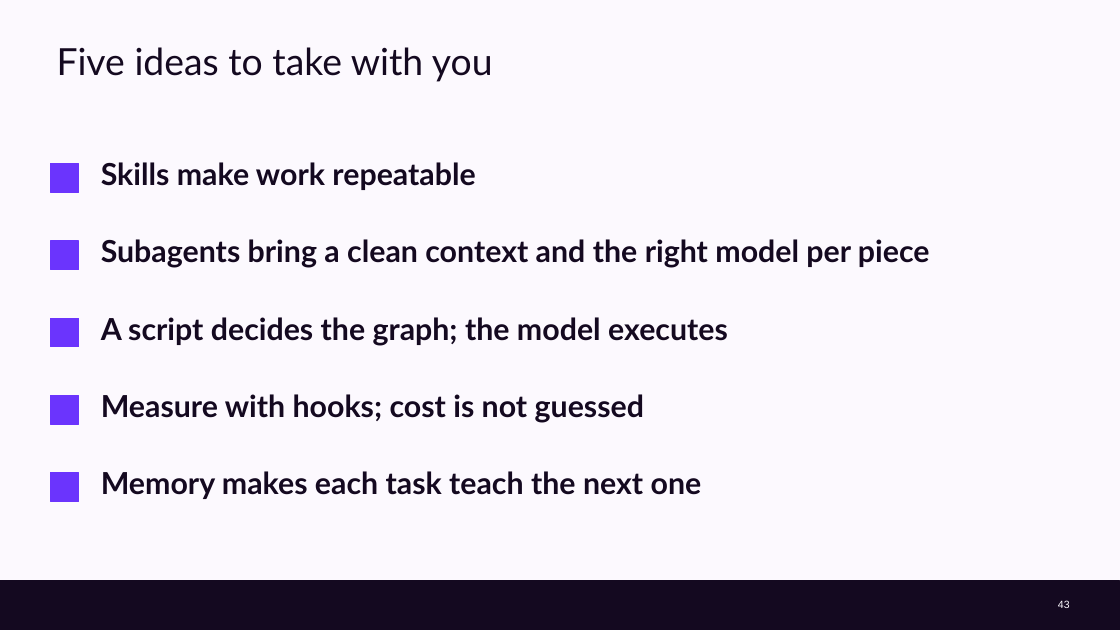
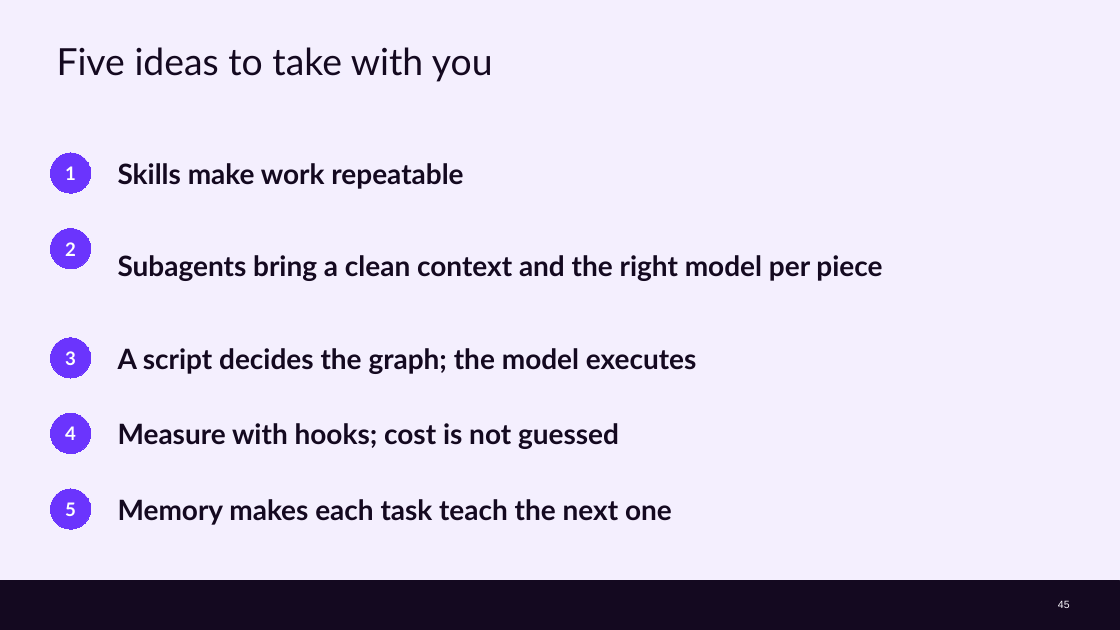
Before and after one commit to cx-guilherme-pinto/workshop-claude, a slide deck: slide 45 of slides/workshop.en.pptx (slide 43 before the commit). Drawn at 1120x630 pixels with LibreOffice and Linux fonts; fonts in the diff are those of the drawing; background and template pictures are left out. Boxes give left, top, right and bottom in pixels: in the first picture for what was removed or moved away, otherwise in the second. Text is boxed around its words. In the diff, an @@ line names an element or a change of style, - is before the commit and + after.

```diff
--- a/slides/workshop.en.pptx
+++ b/slides/workshop.en.pptx
@@ background #FCF9FE to #F4EFFE @@
@@ rectangle removed at box(50, 164, 79, 192) @@
@@ ellipse added at box(50, 153, 91, 193), fill #6B34FD, outline #6B34FD 0.75 pt, 16 pt, text #FFFFFF, bold @@
+1
@@ size 26 to 24 pt; vertical alignment top to middle in 5 elements at box(118, 255, 882, 281), box(118, 499, 672, 525), box(118, 423, 619, 449), box(118, 348, 697, 374), box(118, 163, 463, 189) @@
@@ text "Skills make work repeatable": place and size @@
-text "Skills make work repeatable" at box(101, 162, 475, 190)
+text "Skills make work repeatable" at box(118, 163, 463, 189)
@@ ellipse added at box(50, 229, 91, 269), fill #6B34FD, outline #6B34FD 0.75 pt, 16 pt, text #FFFFFF, bold @@
+2
@@ text "Subagents bring a clean context ...": place and size @@
-text "Subagents bring a clean context ..." at box(101, 239, 930, 268)
+text "Subagents bring a clean context ..." at box(118, 255, 882, 281)
@@ rectangle removed at box(50, 241, 79, 270) @@
@@ rectangle removed at box(50, 318, 79, 347) @@
@@ ellipse added at box(50, 338, 91, 378), fill #6B34FD, outline #6B34FD 0.75 pt, 16 pt, text #FFFFFF, bold @@
+3
@@ text "A script decides the graph; ...": place and size @@
-text "A script decides the graph; ..." at box(101, 317, 728, 345)
+text "A script decides the graph; ..." at box(118, 348, 697, 374)
@@ rectangle removed at box(50, 396, 79, 424) @@
@@ ellipse added at box(50, 413, 91, 454), fill #6B34FD, outline #6B34FD 0.75 pt, 16 pt, text #FFFFFF, bold @@
+4
@@ text "Measure with hooks; cost is ...": place and size @@
-text "Measure with hooks; cost is ..." at box(101, 394, 644, 423)
+text "Measure with hooks; cost is ..." at box(118, 423, 619, 449)
@@ rectangle removed at box(50, 473, 79, 502) @@
@@ ellipse added at box(50, 489, 91, 529), fill #6B34FD, outline #6B34FD 0.75 pt, 16 pt, text #FFFFFF, bold @@
+5
@@ text "Memory makes each task teach ...": place and size @@
-text "Memory makes each task teach ..." at box(101, 471, 702, 499)
+text "Memory makes each task teach ..." at box(118, 499, 672, 525)
@@ page number at box(1058, 600, 1070, 608): text changed @@
-43
+45
```
Also in this commit, not shown: 41 other slides changed, 1 slide added, 16 other files.
